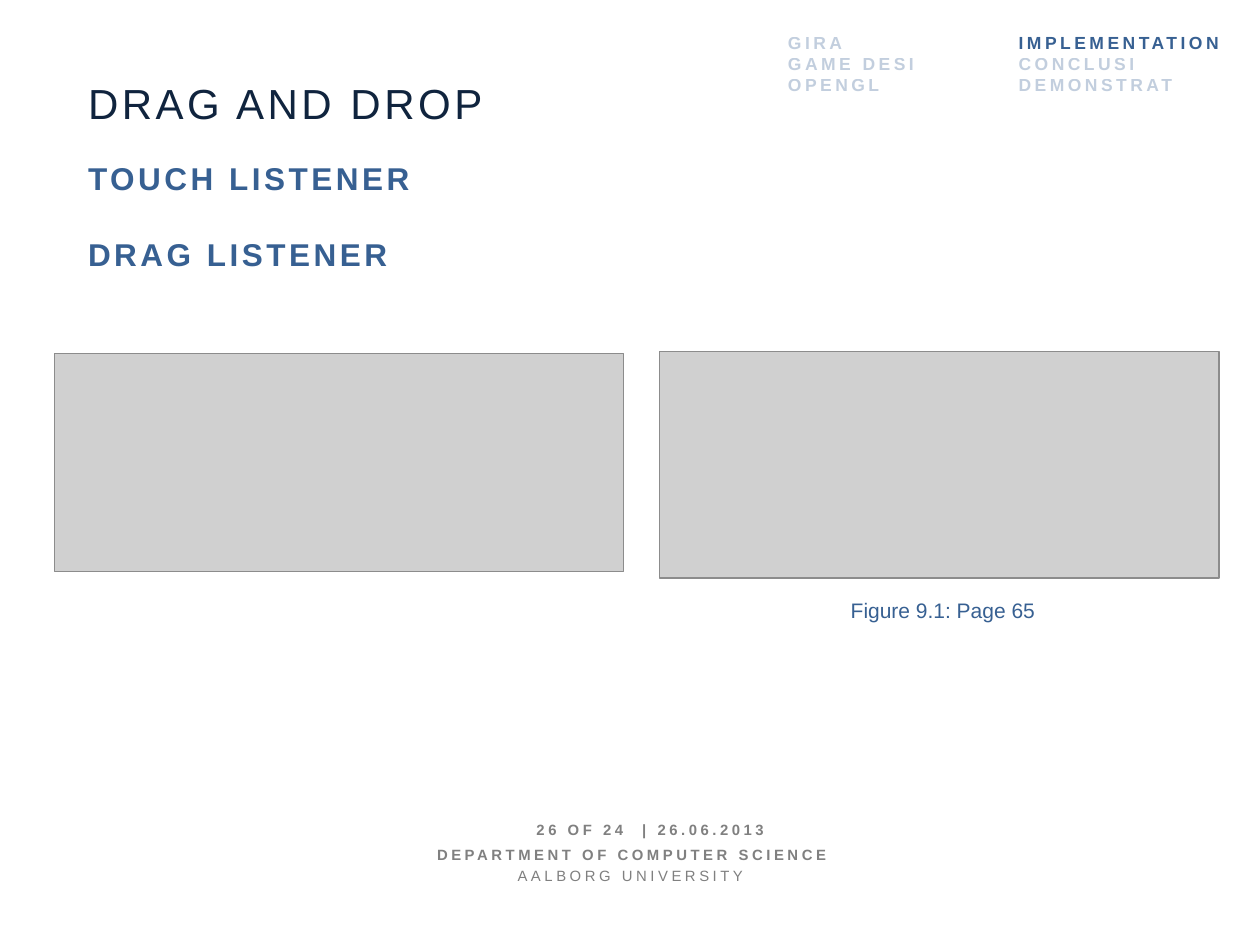
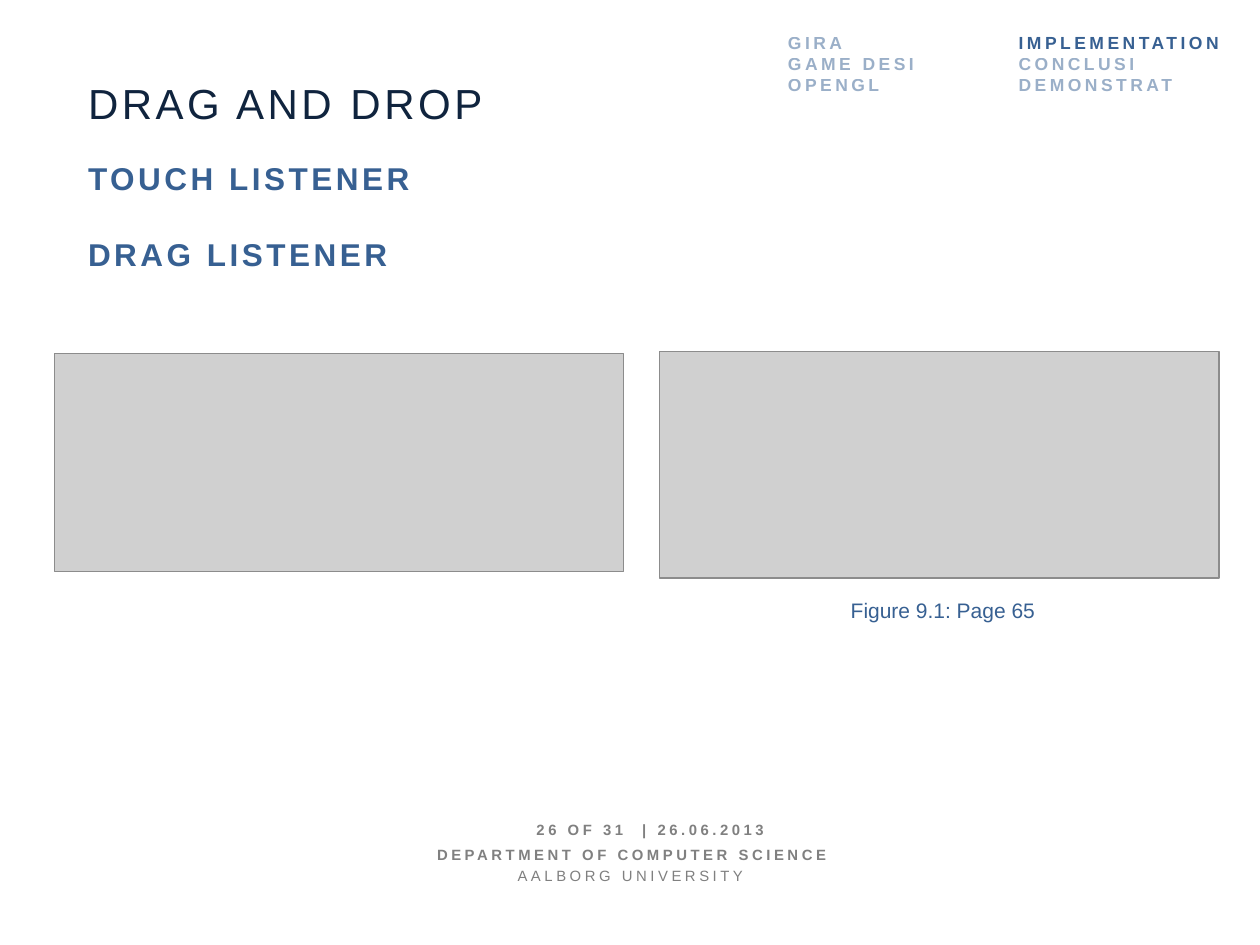
Before and after one commit to figa12/sw606f13, a slide deck: slide 26 of slides/main.pptx. Drawn at 1260x945 pixels with LibreOffice and Linux fonts; fonts in the diff are those of the drawing; grey boxes stand for pictures. Boxes give left, top, right and bottom in pixels: in the first picture for what was removed or moved away, otherwise in the second. Text is boxed around its words. In the diff, an @@ line names an element or a change of style, - is before the commit and + after.

```diff
--- a/slides/main.pptx
+++ b/slides/main.pptx
@@ text at bbox=[788, 37, 1168, 91]: text colour #376092 at 30% opacity to #376092 at 50% opacity in "GIRAF", "GAME DESIGN", "OPENGL ES", "CONCLUSION" and 1 more places @@
@@ text at bbox=[536, 824, 764, 835]: text changed @@
-26 OF 24 | 26.06.2013
+26 OF 31 | 26.06.2013
```
Also in this commit, not shown: 22 other slides changed.
